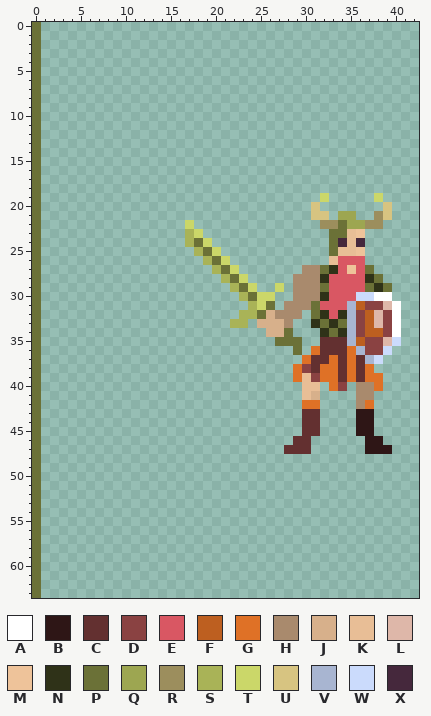
A pixel-art file gets an edit: viking_guy_fix.ase. Above, as it was before the edit.
64x64 pixels, 1 frame. Shown: x 0..42, y 0..63.
Visible layers, top first: "Layer 3", "Layer 2", "Layer 1".
Palette (. is transparent): A #ffffff  B #2e1616  C #633030  D #8a4242  E #d95763  F #bd5f20  G #df7126  H #a98a6d  J #d7b08b  K #e8be96  L #deb7a9  M #eec39a  N #2f3218  P #6b7137  Q #9da651  R #9c8e5d  S #a9b357  T #cbd769  U #d7c481  V #a8b5d1  W #cbdbfc  X #45283c
Pixels before (only the part around the change), first column x 28:
20 ...U.......U...
21 ...UU.QQ..RU...
22 ....RRPQQRR....
23 .....PPKM......
24 .....PXKX......
25 .....PKKM......
26 .....KEEE......
27 ..HHPNEMEP.....
28 .HHHNEEEENP....
29 .HHHPEEEEPNP...
30 .HHHNEEEWWAA...
31 HHHPEEEVFDDLA..
32 HH.PNENVDFLDA..
33 H..NPNPVDFLDA..
34 P...NPNVDFFDA..
35 PP..CCCVFDDLW..
36 .P.GCCCGVDDW...
37 ..GCCGCGCVW....
38 .GDCGGCGCG.....
39 .GKDGGCGCGG....
40 ..KK.GD.HHG....
41 ..KJ....HH.....
42 ..GG....HG.....
43 ..CC....BB.....
44 ..CC....BB.....
45 ..CC....BB.....
46 .CC......BB....
Once edited:
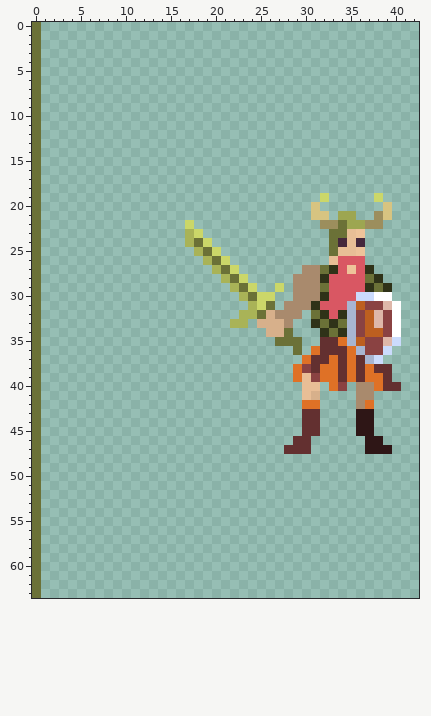
Commit message: fix(viking): Prepare sprite for animation
Change:
Layers "Sword Arm", "Body":
There is now colour C in row 38 at x 38 to 39; in row 39 at x 39; in row 40 at x 39 to 40.
The edit turns colour C into colour G in row 35 at x 34.
The edit turns colour P into colour N in row 27 at x 37; in row 28 at x 38; in row 29 at x 37 and 39; in row 31 at x 31.
The edit turns colour N into colour P in row 28 at x 37; in row 29 at x 38.
Where, in picture pixels (left, top, right, bottom), the same in both pictures:
changed: (365, 265, 392, 292)
changed: (311, 301, 401, 391)
